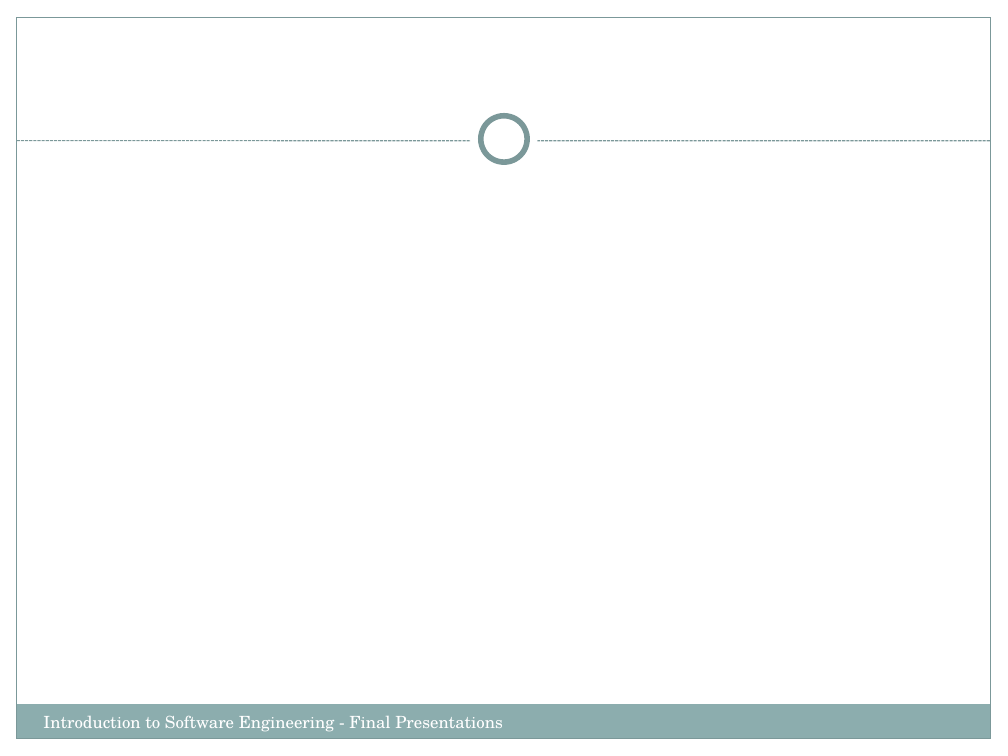
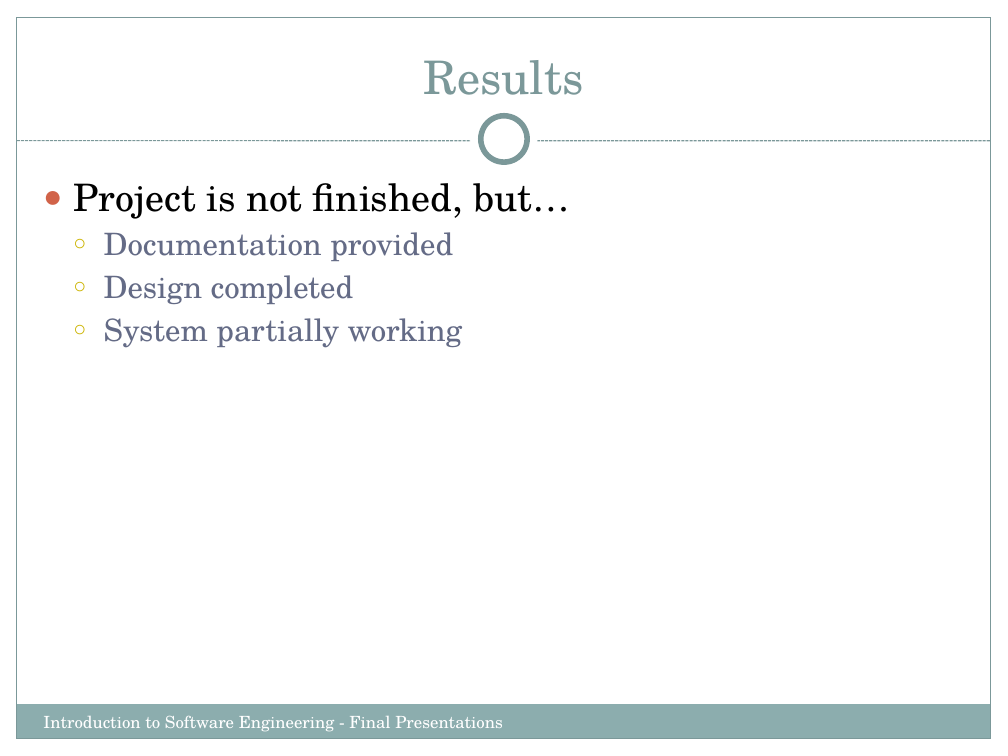
Before and after one commit to Cyber-Punk-REAS/the_project, a slide deck: slide 21 of IntroSWEng.FinalPresentations.pptx (slide 18 before the commit). Drawn at 1008x756 pixels with LibreOffice and Linux fonts; fonts in the diff are those of the drawing. Boxes give left, top, right and bottom in pixels: in the first picture for what was removed or moved away, otherwise in the second. Text is boxed around its words. In the diff, an @@ line names an element or a change of style, - is before the commit and + after.

```diff
--- a/IntroSWEng.FinalPresentations.pptx
+++ b/IntroSWEng.FinalPresentations.pptx
@@ title added at [423, 60, 584, 95], 33 pt, text #7C999A @@
+Results
@@ text added at [73, 183, 570, 348], 22 pt, text #646B86 @@
+● Project is not finished, but…
+  ○ Documentation provided
+  ○ Design completed
+  ○ System partially working
```
Also in this commit, not shown: 13 other slides changed, 1 slide added, 1 slide removed.
